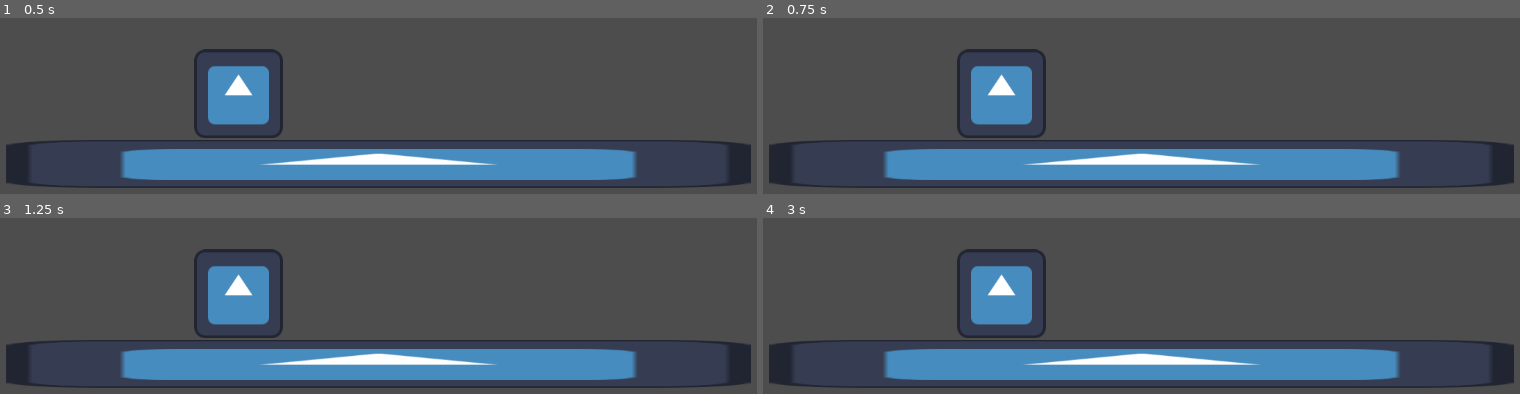
Above: before the commit, frames 1-4 (two rows, left to right).
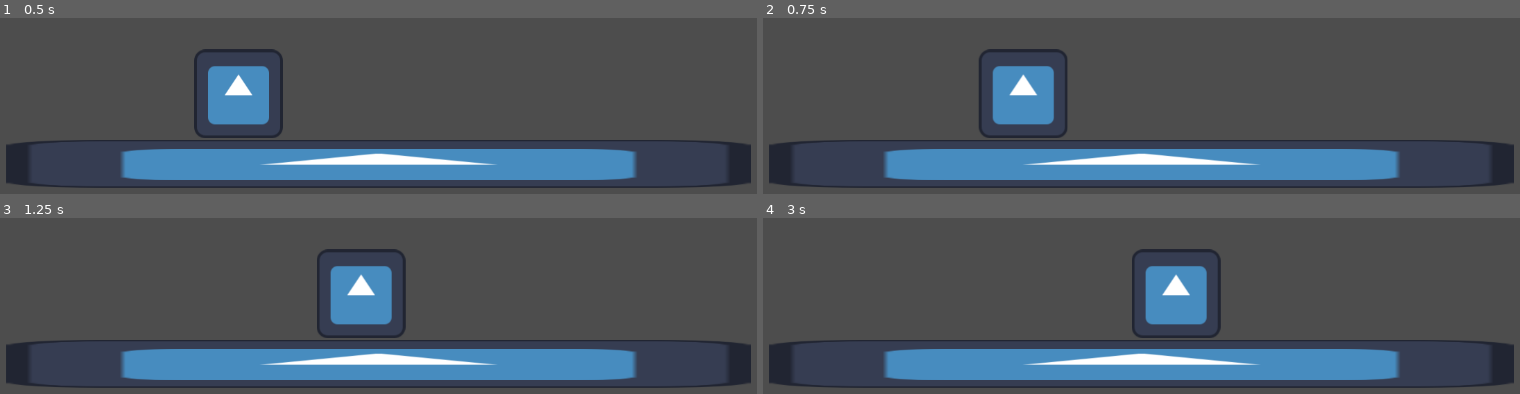
Above: after the commit, the same moments.

Repository: The-E21/TempleExploreDurhack24
Game: Godot game, scene res://Scenes/temple_scene.tscn
Same seed, same stepped clock (60 frames per second), same inputs: the game is played once before the commit and once after it. The engine's default icon, where the game draws it, is replaced by a stand-in: a white triangle on a blue panel in a dark square.
Inputs:
- Up to frame 1 (0.5 s): no input
- Up to frame 2 (0.75 s): hold Right (ui_right) from 0.53 s (still down)
- Up to frame 3 (1.25 s): keep holding Right (ui_right)
- Up to frame 4 (3 s): release Right (ui_right) at 1.28 s; hold Left (ui_left) 1.28-2.03 s; hold Right (ui_right) from 2.03 s (still down)

Frame 1 is identical in both runs. In frame 2, 3.1% of the frame differs, in the area x 25-41%, y 17-69%; in frame 3, 7.0%; in frame 4, 7.0%, in the area x 25-61%, y 17-69%.

Commit message:
Added horizontal movement

Diff:
--- a/Scenes/player.tscn
+++ b/Scenes/player.tscn
@@ -9,7 +9,9 @@
 
 [node name="Player" type="CharacterBody2D"]
 script = ExtResource("1_dv0df")
+speed = 300.0
 gravity = 600.0
+accelerationMultiplier = 9.0
 
 [node name="Sprite2D" type="Sprite2D" parent="."]
 texture = ExtResource("1_2eu8h")
--- a/Scripts/playerscript.gd
+++ b/Scripts/playerscript.gd
@@ -2,6 +2,17 @@
 @export var speed : float
 @export var gravity : float = 9.8
 
+#Horizontal movement
+var leftRightInput : float
+var leftRightAimVelocity : float
+@export var accelerationMultiplier : float
+
+func  _process(delta):
+	leftRightInput = Input.get_axis("ui_left", "ui_right")
+
 func _physics_process(delta):
 	velocity += Vector2.DOWN * gravity * delta
+	leftRightAimVelocity = leftRightInput * speed
+	velocity += Vector2((leftRightAimVelocity - velocity.x) * accelerationMultiplier * delta, 0)
+	print(velocity.x)
 	move_and_slide()
Not shown: 2 places in Scenes/temple_scene.tscn that only renumber resources
